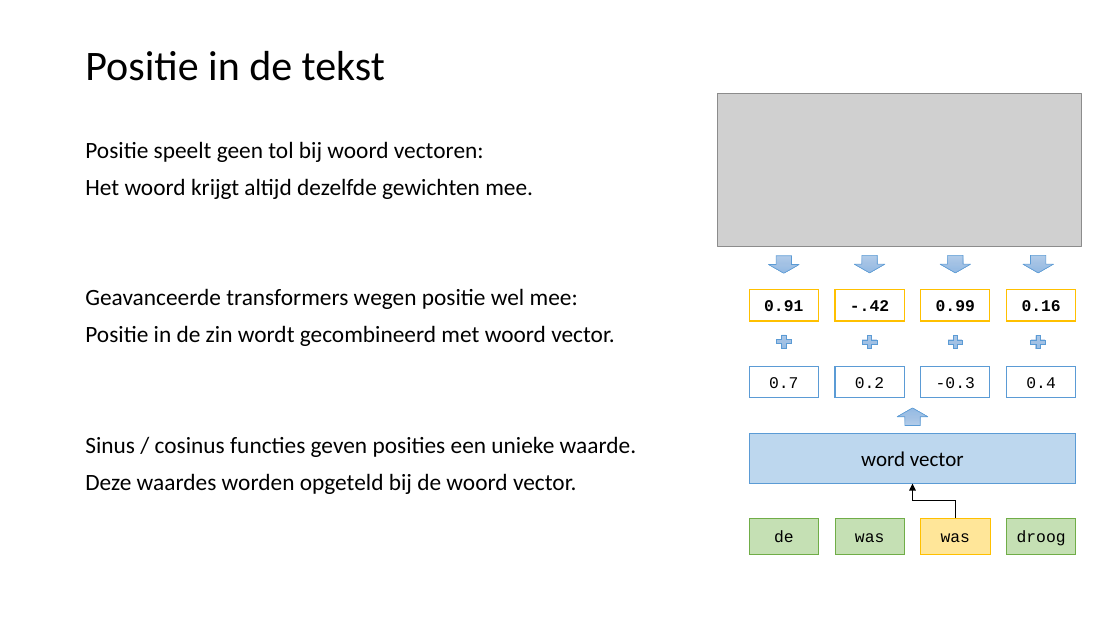
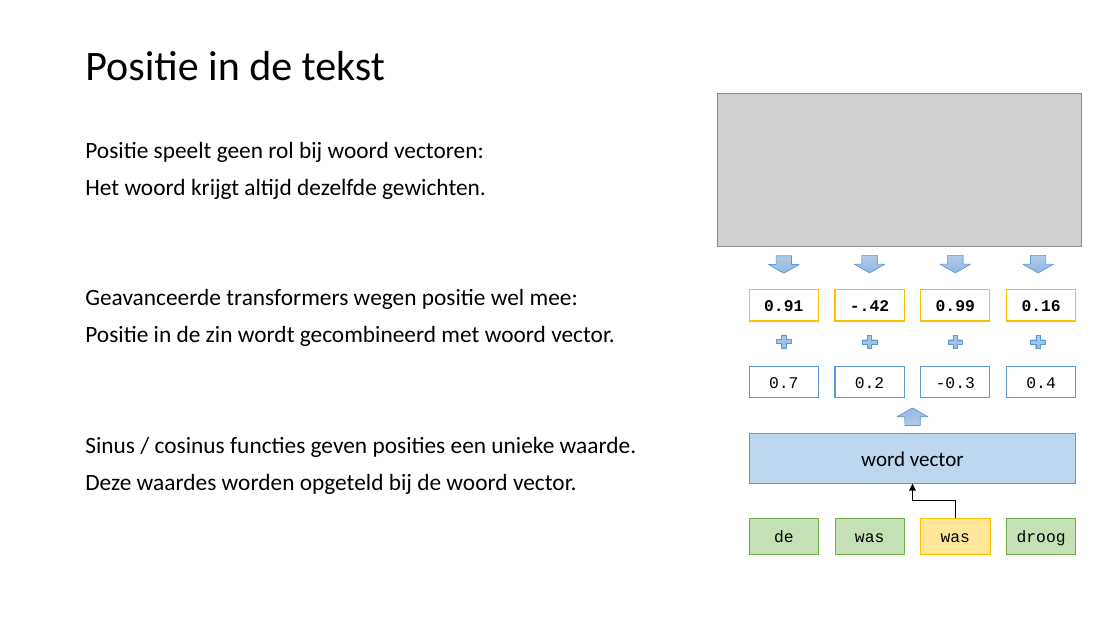
Before and after one commit to LFKoning/knowledge-sharing, a slide deck: slide 56 of python_course/5_nlp/python_cursus_5.pptx (slide 58 before the commit). Drawn at 1120x630 pixels with LibreOffice and Linux fonts; fonts in the diff are those of the drawing; grey boxes stand for pictures. Boxes give left, top, right and bottom in pixels: in the first picture for what was removed or moved away, otherwise in the second. Text is boxed around its words. In the diff, an @@ line names an element or a change of style, - is before the commit and + after.

```diff
--- a/python_course/5_nlp/python_cursus_5.pptx
+++ b/python_course/5_nlp/python_cursus_5.pptx
@@ text at [85,141,486,199]: text changed @@
-Positie speelt geen tol bij woord vectoren:
-Het woord krijgt altijd dezelfde gewichten mee.
+Positie speelt geen rol bij woord vectoren:
+Het woord krijgt altijd dezelfde gewichten.
```
Also in this commit, not shown: 6 other slides changed, 3 slides removed.
